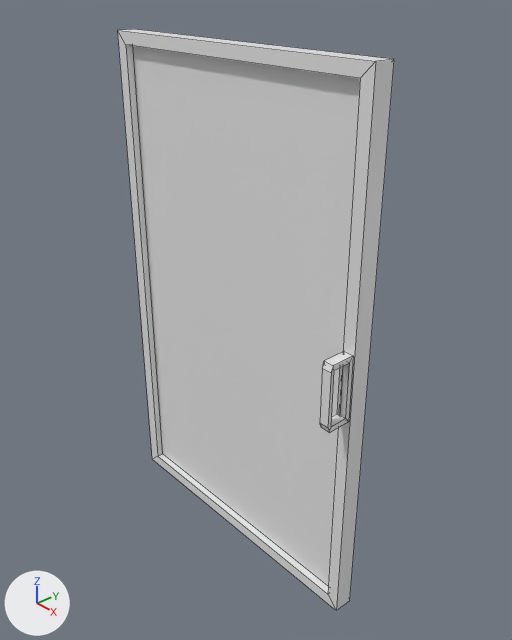
A saved change to the Blender file assets/3D/door/door.blend.
Before and after are seen from a camera (50 mm lens) standing at (14.96, -12.44, 9.84) and looking at (0.56, 0.33, 0.14). The axes (+X, +Y, +Z) are drawn at lower left. The lights are the same throughout. The first picture is the older version. Mesh edges are drawn as thin lines.

In view in the first picture: 'Cube', 'Door'.
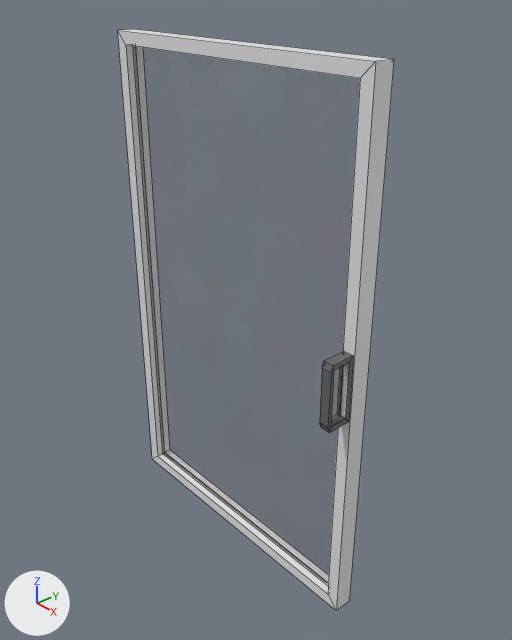
Boxes [x1, y1, x2, y2] around the edits, measured in the pictures (512 x 640 px):
```json
{"object": "Cube", "change": "recoloured", "before": [320, 351, 353, 433], "after": [320, 351, 353, 433], "on screen": "white to dark grey"}
{"part": 1, "of": "me_cube", "change": "deleted", "before": [133, 46, 360, 586]}
```

Scene script edits in JSON lines:
```json
{"op": "add", "block": "mat_grayplastic", "code": ["mat_grayplastic = principled_material('GrayPlastic')", "mat_grayplastic.base_color = (0.133, 0.133, 0.133)  # dark grey #666666"]}
{"block": "me_cube", "where": "# used by ob_door; location = (0.0, 0.0, 0.0); scale = (5.0, 0.3, 8.0)"}
{"block": "me_cube", "where": "# verts and faces of me_cube; kept vertices keep their numbers, new ones are numbered from 24"}
{"block": "me_cube", "where": "# before: 16 (0.92, 0.17, -0.95), 17 (-0.92, 0.17, -0.95), 18 (0.92, 0.17, 0.95), 19 (-0.92, 0.17, 0.95), 20 (-0.92, -0.17, -0.95) at pixel (162, 453)"}
{"block": "me_cube", "where": "# before: 21 (-0.92, -0.17, 0.95), 22 (0.92, -0.17, 0.95), 23 (0.92, -0.17, -0.95)"}
{"op": "remove", "block": "me_cube", "code": "me_cube.from_pydata(...)  # 24 vertices, 22 faces; spans x -1.0..1.0, y -1.0..1.0, z -1.0..1.0"}
{"op": "add", "block": "me_cube", "code": "me_cube.from_pydata(...)  # 24 vertices, 20 faces; spans x -1.0..1.0, y -1.0..1.0, z -1.0..1.0"}
{"block": "me_cube", "change": "me_cube part 1"}
{"op": "add", "block": "me_cube", "code": "delete_faces([(16, 17, 19, 18), (20, 23, 22, 21)])"}
{"block": "me_cube_001", "where": "me_cube_001.from_pydata(...)  # 24 vertices, 21 faces; spans x -1.0..1.0, y -1.0..1.0, z -1.0..1.0"}
{"op": "add", "block": "me_cube_001", "code": "me_cube_001.materials.append(mat_grayplastic)  # dark grey #666666"}
```
